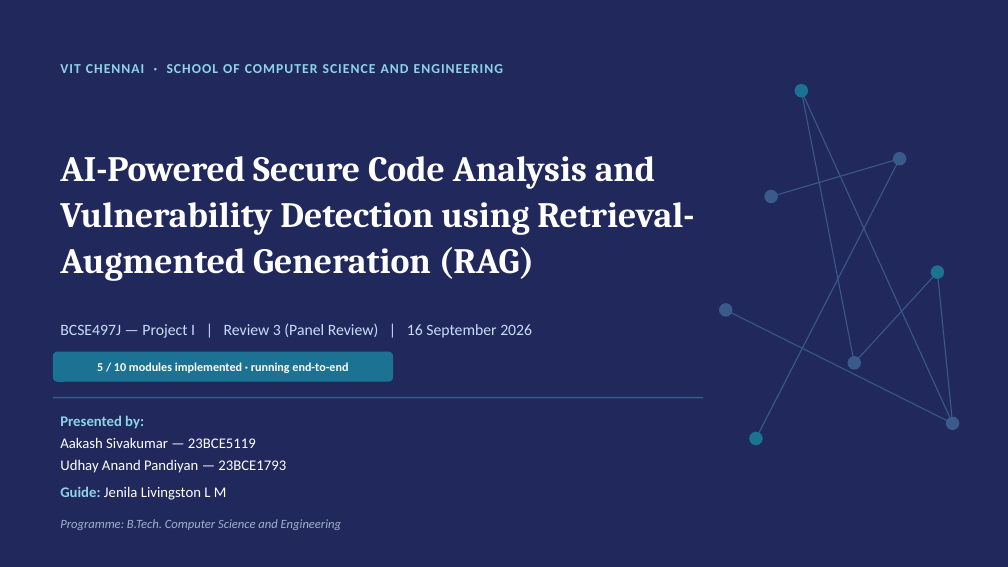
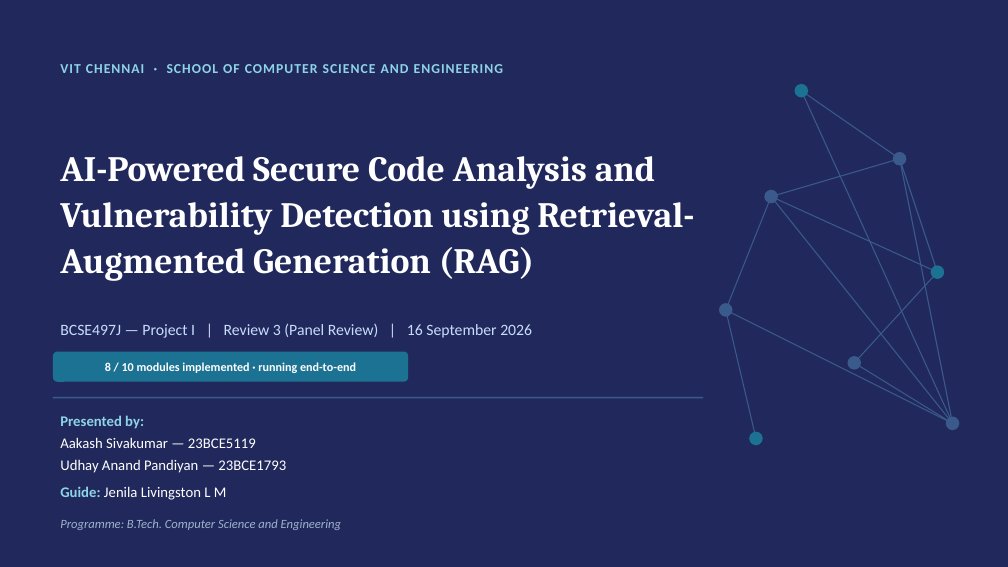
Before and after one commit to aakashsivakumar20/RAG-vuln-detection, a slide deck: slide 1 of ppt/Review3_Panel_Presentation.pptx. Drawn at 1008x567 pixels with LibreOffice and Linux fonts; fonts in the diff are those of the drawing. Boxes give left, top, right and bottom in pixels: in the first picture for what was removed or moved away, otherwise in the second. Text is boxed around its words. In the diff, an @@ line names an element or a change of style, - is before the commit and + after.

Commit message:
Extend Review 3 to 8/10 modules: Severity Scoring, Findings Store, Remediation Generation

```diff
--- a/ppt/Review3_Panel_Presentation.pptx
+++ b/ppt/Review3_Panel_Presentation.pptx
@@ line added from (802, 91) to (900, 159), #3A5A8C 1 pt @@
@@ line moved from (802, 91) - (854, 363) to (900, 159) - (953, 423) @@
@@ line added from (900, 159) to (938, 272), #3A5A8C 1 pt @@
@@ line added from (771, 197) to (726, 310), #3A5A8C 1 pt @@
@@ line moved from (900, 159) - (756, 439) to (771, 197) - (953, 423) @@
@@ line added from (771, 197) to (938, 272), #3A5A8C 1 pt @@
@@ line removed from (938, 272) to (953, 423) @@
@@ line added from (726, 310) to (756, 439), #3A5A8C 1 pt @@
@@ rounded rectangle: place and size @@
-rounded rectangle at <box>53,352,393,382</box>
+rounded rectangle at <box>53,352,408,382</box>
@@ text at <box>105,362,356,373</box>: text changed @@
-5 / 10 modules implemented · running end-to-end
+8 / 10 modules implemented · running end-to-end
@@ line added from (854, 363) to (953, 423), #3A5A8C 1 pt @@
```
Also in this commit, not shown: 6 other slides changed, 1 slide added, 18 other files.
